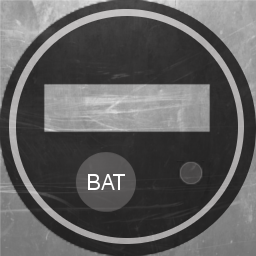
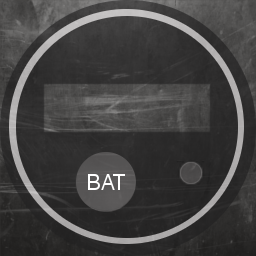
Two versions of the same layered image (256px x 256px). Layer-by-layer changes:
added group "Layer Group" with 3 layers above "thermometer.rgb" over left=0, top=0, right=256, bottom=256
moved "Clipboard" into group "Layer Group", painted on it over left=0, top=0, right=256, bottom=256
moved "BAT" into group "Layer Group" over left=90, top=174, right=125, bottom=190
moved "Layer" into group "Layer Group" over left=0, top=0, right=256, bottom=256
added layer "Clipboard #1" over left=0, top=0, right=256, bottom=256
